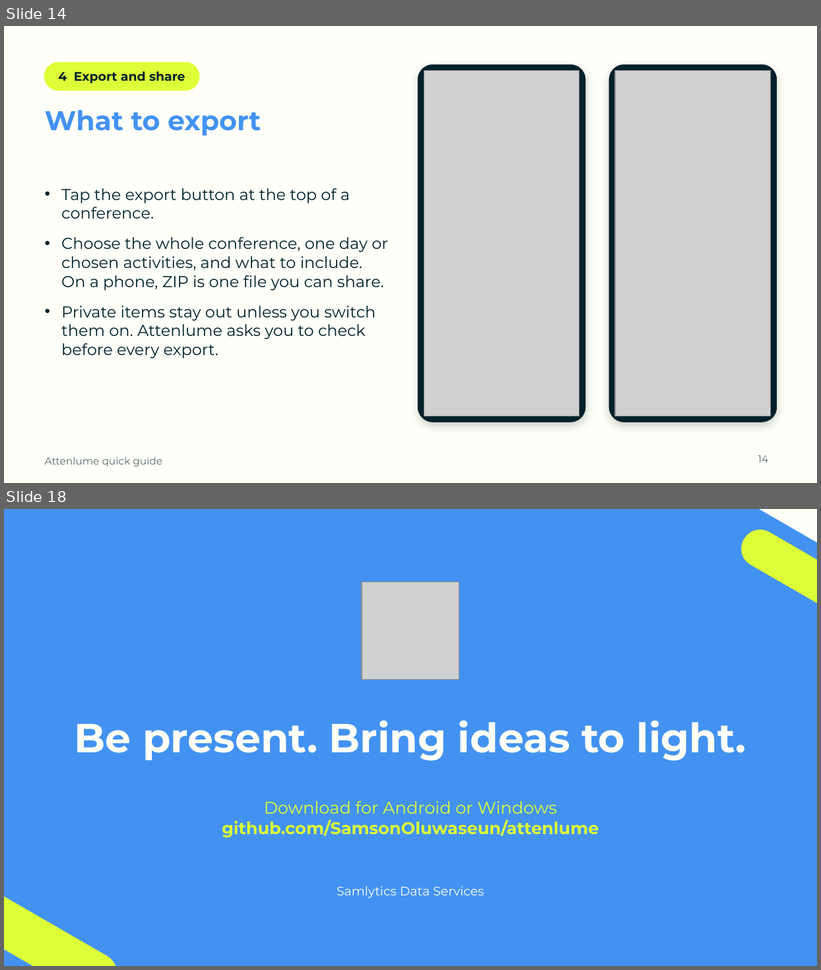
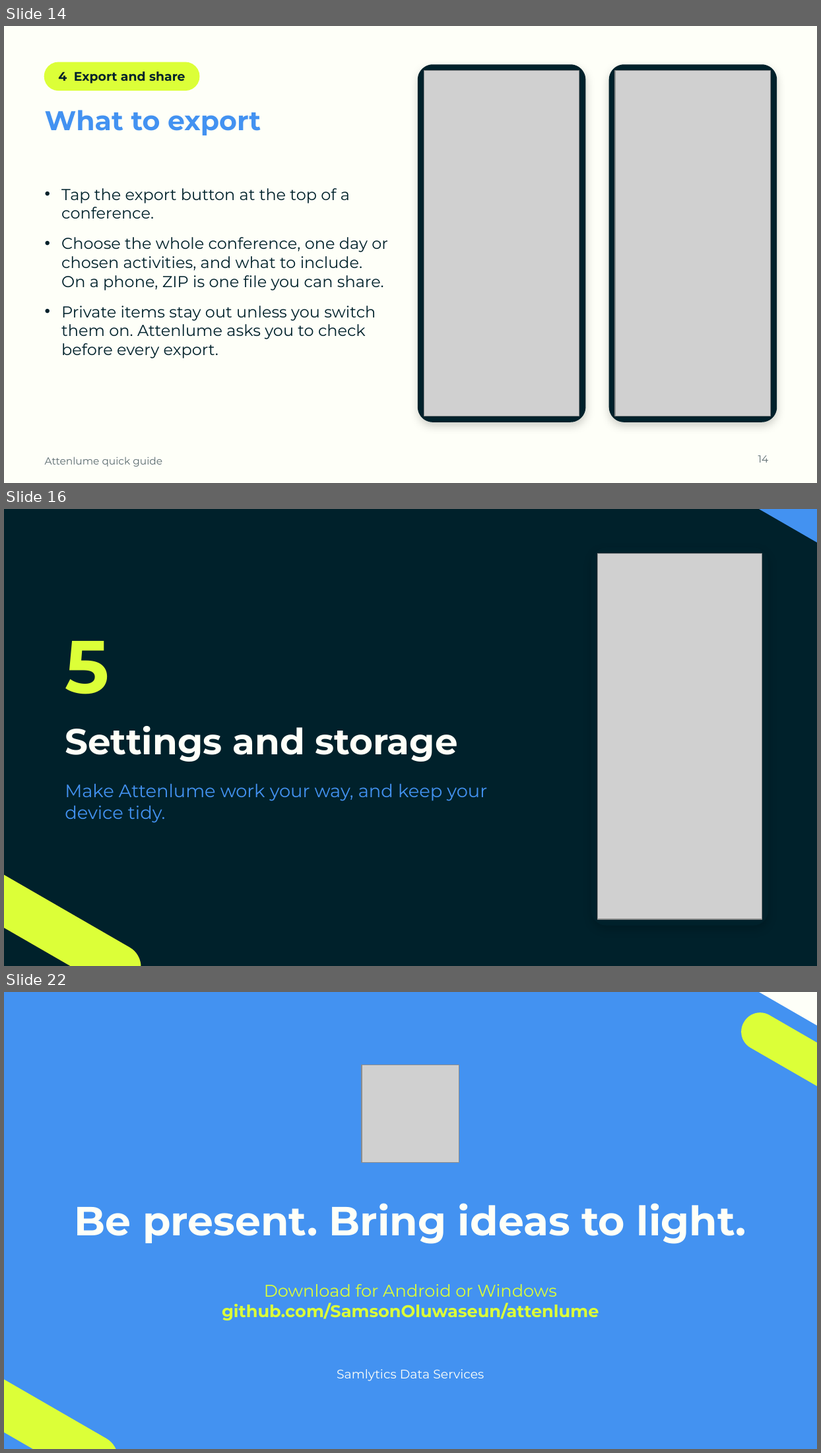
Before and after one commit to SamsonOluwaseun/attenlume, a slide deck: docs/user-guide/Attenlume-Quick-Guide.pptx. Shown one above the other, each under a label of ours: slides 14 and 18 before the commit, slides 14, 16 and 22 after it; the slides between them are not shown. The pictures are 821x970 and 821x1453 pixels, drawn with LibreOffice and Linux fonts; fonts in the diff are those of the drawing; grey boxes stand for pictures. Boxes give left, top, right and bottom in pixels: in the first picture for what was removed or moved away, otherwise in the second. Text is boxed around its words. In the diff, an @@ line names an element or a change of style, - is before the commit and + after.

```diff
--- a/docs/user-guide/Attenlume-Quick-Guide.pptx
+++ b/docs/user-guide/Attenlume-Quick-Guide.pptx
@@ slide 16 added at (x1=4, y1=509, x2=817, y2=966), background #00212B @@
@@ rounded rectangle added at (x1=712, y1=509, x2=817, y2=579), fill #4392F1, outline #4392F1 1 pt @@
@@ rounded rectangle added at (x1=592, y1=548, x2=768, y2=925), fill #00212B, outline #00212B 1 pt @@
@@ picture added at (x1=597, y1=554, x2=762, y2=920) @@
@@ text added at (x1=65, y1=641, x2=109, y2=694), 66 pt, text #DCFF38, bold @@
+5
@@ text added at (x1=65, y1=726, x2=458, y2=762), 32 pt, text #FEFFF8, bold @@
+Settings and storage
@@ text added at (x1=65, y1=784, x2=487, y2=823), 16 pt, text #4392F1 @@
+Make Attenlume work your way, and keep your device tidy.
@@ rounded rectangle added at (x1=4, y1=861, x2=149, y2=966), fill #DCFF38, outline #DCFF38 1 pt @@
@@ what was slide 18 is now slide 22 @@
```
Also in this commit, not shown: 7 slides changed, 3 other slides added, 9 other files.
